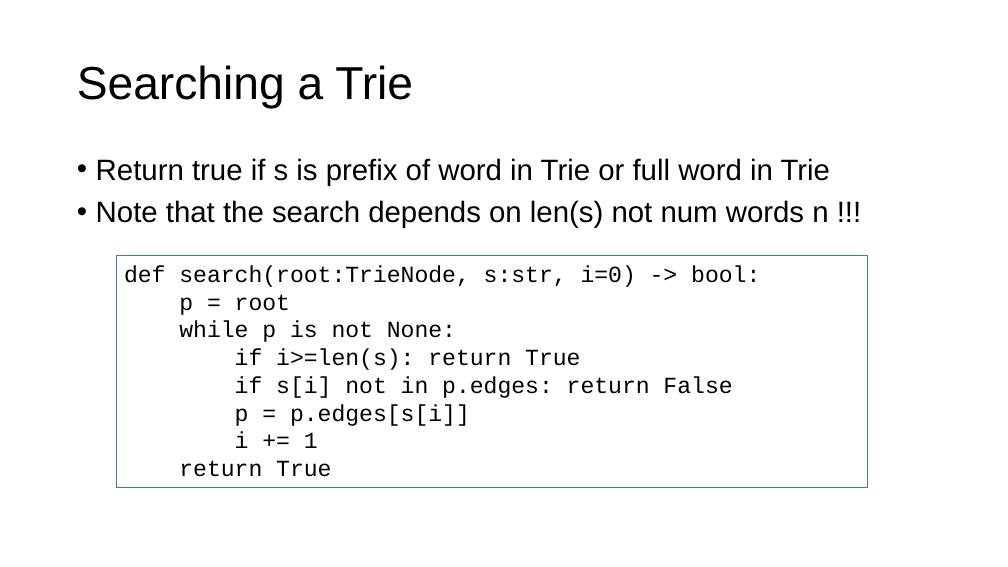
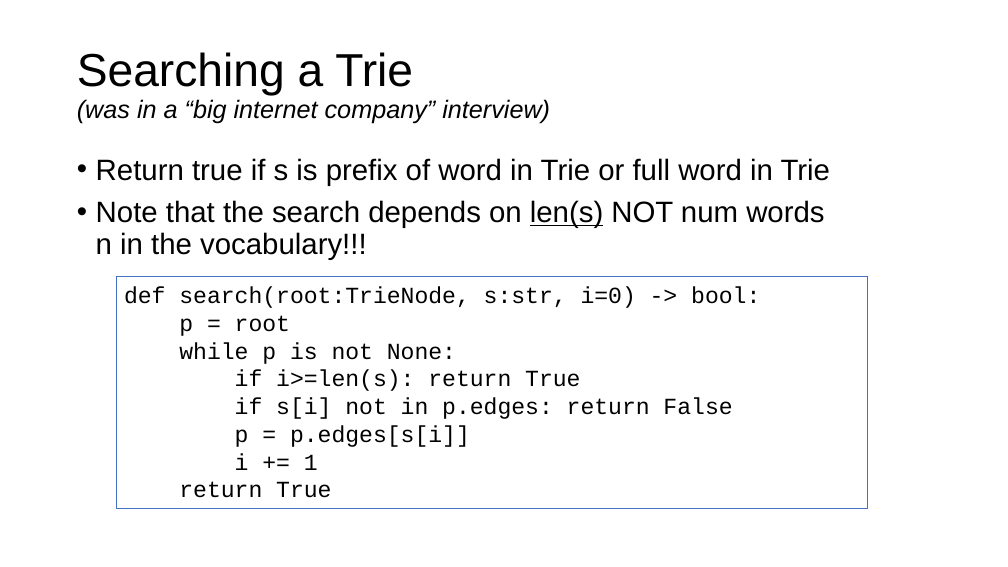
Before and after one commit to parrt/msds689, a slide deck: slide 13 of notes/searching.pptx. Drawn at 1008x567 pixels with LibreOffice and Linux fonts; fonts in the diff are those of the drawing; background and template pictures are left out. Boxes give left, top, right and bottom in pixels: in the first picture for what was removed or moved away, otherwise in the second. Text is boxed around its words. In the diff, an @@ line names an element or a change of style, - is before the commit and + after.

```diff
--- a/notes/searching.pptx
+++ b/notes/searching.pptx
@@ title at bbox=[77, 52, 550, 123]: text changed; size 44 to 24 pt; italic on @@
-Searching a Trie
+Searching a Trie
+(was in a “big internet company” interview)
@@ text at bbox=[96, 200, 824, 260]: text changed @@
-• Note that the search depends on len(s) not num words n !!!
+• Note that the search depends on len(s) NOT num words n in the vocabulary!!!
@@ rectangle "def search(root:TrieNode, s:str, i=0) -> ...": place and size @@
-rectangle "def search(root:TrieNode, s:str, i=0) -> ..." at bbox=[116, 256, 867, 487]
+rectangle "def search(root:TrieNode, s:str, i=0) -> ..." at bbox=[116, 277, 867, 508]
```
Also in this commit, not shown: 7 other slides changed, 1 slide added, 8 other files.
